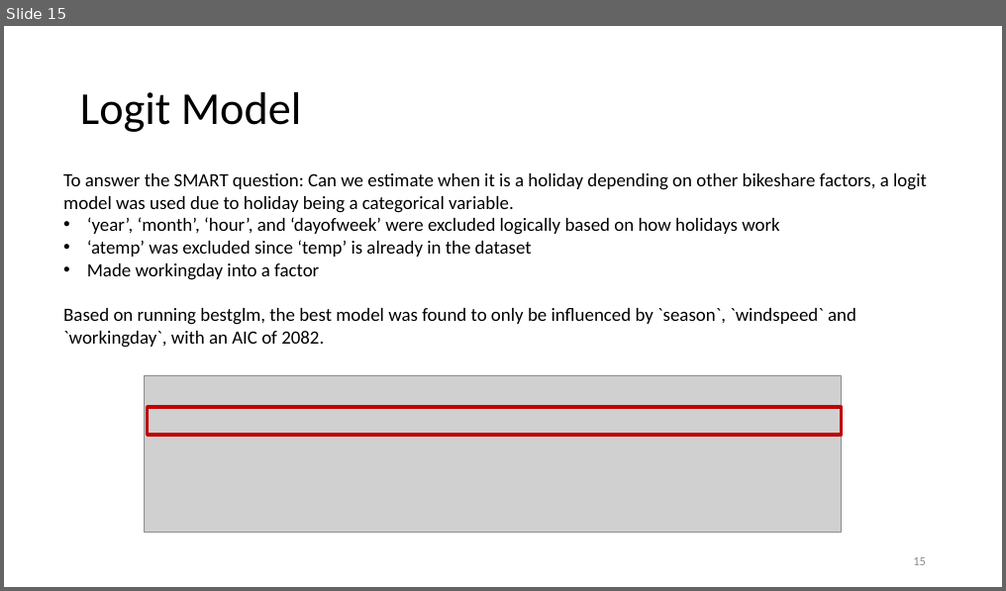
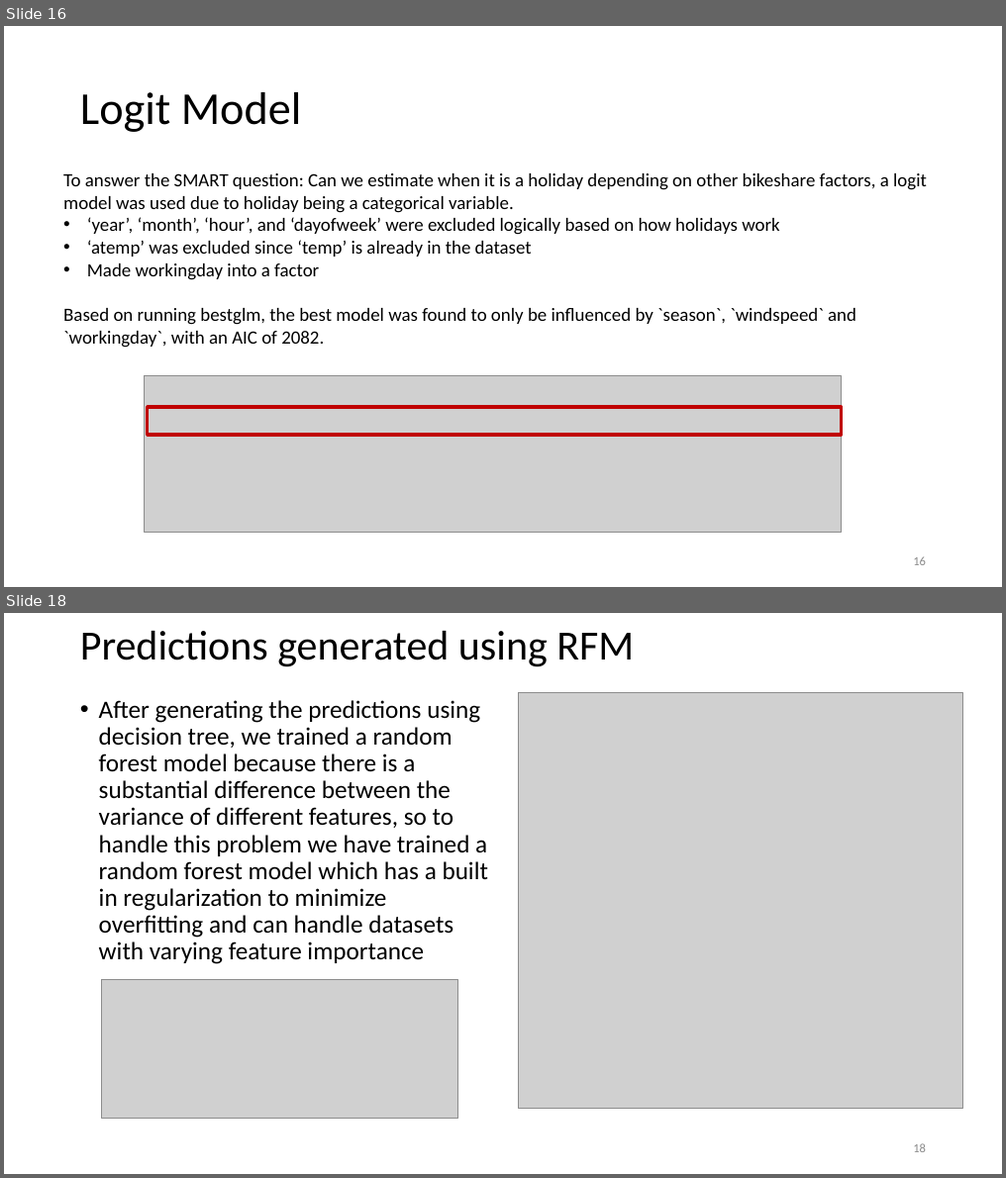
Before and after one commit to Modupeolawuraola/Group-Project-DAT-6101, a slide deck: Predicting Bike Sharing Demand in Cities - Final.pptx. Shown one above the other, each under a label of ours: slide 15 before the commit, slides 16 and 18 after it; the slides between them are not shown. The pictures are 1006x591 and 1006x1178 pixels, drawn with LibreOffice and Linux fonts; fonts in the diff are those of the drawing; grey boxes stand for pictures. Boxes give left, top, right and bottom in pixels: in the first picture for what was removed or moved away, otherwise in the second. Text is boxed around its words. In the diff, an @@ line names an element or a change of style, - is before the commit and + after.

```diff
--- a/Predicting Bike Sharing Demand in Cities - Final.pptx
+++ b/Predicting Bike Sharing Demand in Cities - Final.pptx
@@ slide 18 added at <box>4,613,1002,1174</box>, background #FFFFFF @@
@@ title added at <box>80,631,634,667</box>, 40 pt, text #000000 @@
+Predictions generated using RFM
@@ text added at <box>99,700,488,964</box>, 24 pt, text #000000 @@
+• After generating the predictions using decision tree, we trained a random forest model because there is a substantial difference between the variance of different features, so to handle this problem we have trained a random forest model which has a built in regularization to minimize overfitting and can handle datasets with varying feature importance
@@ picture added at <box>519,692,963,1108</box> @@
@@ picture added at <box>101,980,458,1118</box> @@
@@ page number added at <box>913,1144,926,1153</box>, 12 pt, text #8C8C8C @@
+18
@@ what was slide 15 is now slide 16 @@
```
Also in this commit, not shown: 2 slides changed, 4 other slides added, 9 other files.
